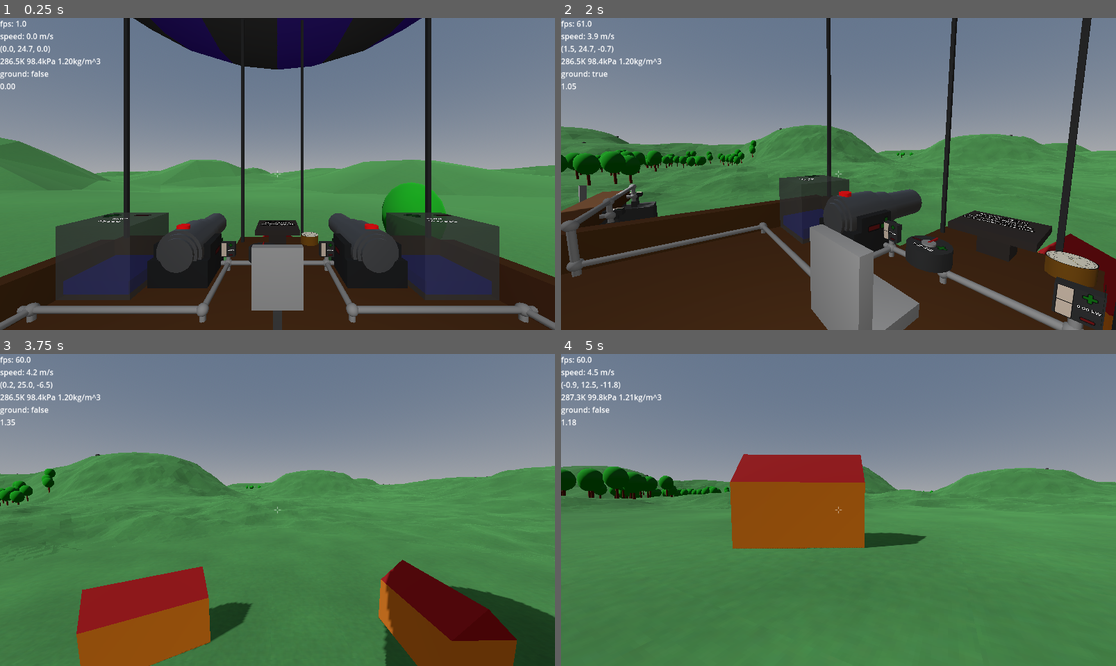
Above: before the commit, frames 1-4 (two rows, left to right).
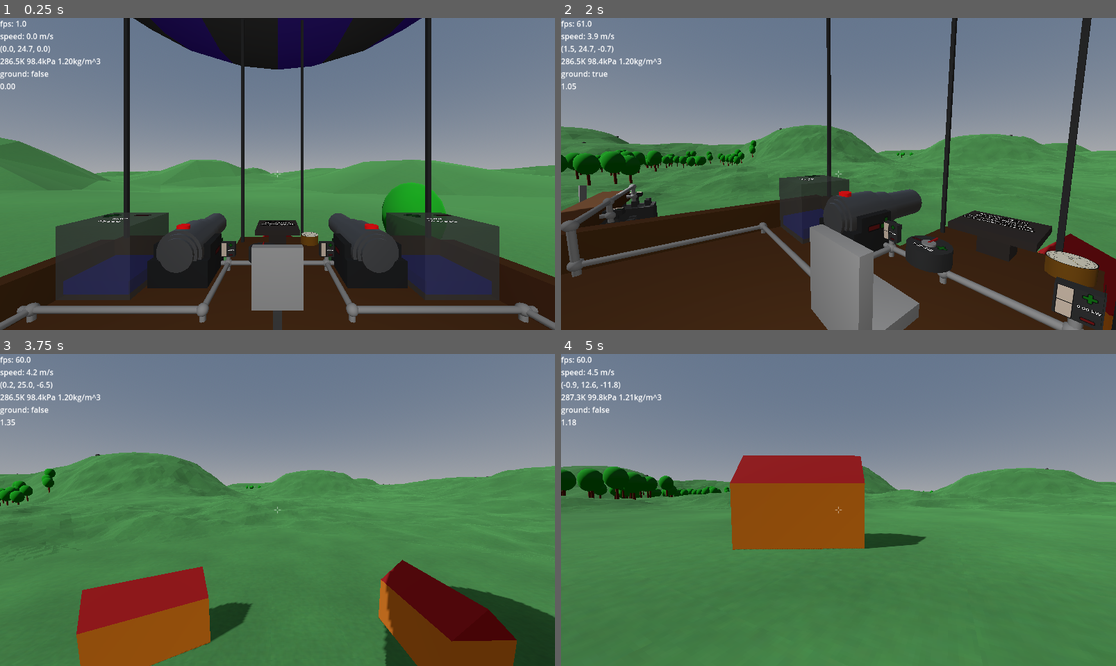
Above: after the commit, the same moments.

Repository: jmdejong/airships
Game: Godot game, scene res://scenes/world.tscn
Same seed, same stepped clock (60 frames per second), same inputs: the game is played once before the commit and once after it.
Inputs (mouse positions are in pixels of both pictures, inside the frame that each line leads up to):
- Up to frame 1 (0.25 s): no input
- Up to frame 2 (2 s): move the mouse to (960, 158) at 0.52 s; hold D (right) 0.53-1.28 s; tap Mouse wheel down (rotate_left) at 0.6 s; click (960, 158) at 0.67 s; tap Mouse wheel up (rotate_right) at 0.8, 1.35 s; move the mouse to (810, 174) at 1.27 s; hold W (forwards) from 1.28 s (still down); click (810, 174) at 1.42 s; tap Alt (rotate_roll, bound only after the commit) at 1.55 s
- Up to frame 3 (3.75 s): keep holding W (forwards); move the mouse to (288, 503) at 2.02 s; hold Alt (rotate_roll, bound only after the commit) 2.03-2.78 s; click (288, 503) at 2.17 s; tap Mouse wheel down (rotate_left) at 2.3, 3.6 s; move the mouse to (271, 516) at 2.77 s; click (271, 516) at 2.85 s; tap Mouse wheel up (rotate_right) at 3.05 s; move the mouse to (316, 513) at 3.52 s; hold Alt (rotate_roll, bound only after the commit) from 3.53 s (still down); click (316, 513) at 3.67 s
- Up to frame 4 (5 s): keep holding W (forwards); move the mouse to (794, 506) at 4.27 s; release Alt (rotate_roll, bound only after the commit) at 4.28 s; tap Mouse wheel up (rotate_right) at 4.35 s; click (794, 506) at 4.42 s; tap Mouse wheel down (rotate_left) at 4.55 s

The runs differ from the first frame. In frame 1, less than 0.1% of the frame differs, in the area x 7-51%, y 0-78%; in frame 2, less than 0.1%; in frame 3, less than 0.1%; in frame 4, 0.3%, in the area x 0-100%, y 8-63%.

Commit message:
built stuff can be rotated vertically

Diff:
--- a/code/anim/rotor.gd
+++ b/code/anim/rotor.gd
@@ -4,4 +4,4 @@
 #@onready var rot_speed: float = 1 / rps * PI * 2.0
 
 func _process(delta: float) -> void:
-	rotate_x(delta * rps * PI * 2.0)
+	rotate_z(delta * rps * PI * 2.0)
--- a/code/build.gd
+++ b/code/build.gd
@@ -3,11 +3,23 @@
 var preview: Area3D = null
 var build_component: ComponentBlueprint = null
 var component_position: Vector3
-var rotation_mode: int = 2:
+var yaw_rotation_mode: int = 0:
 	set(value):
-		rotation_mode = posmod(value, 4)
-		rotation_transform = Transform3D(Basis(Vector3.UP, rotation_mode * PI / 2), Vector3.ZERO)
-var rotation_transform: Transform3D = Transform3D(Basis(Vector3.UP, rotation_mode * PI / 2), Vector3.ZERO)
+		yaw_rotation_mode = posmod(value, 4)
+		_update_rotation()
+var pitch_rotation_mode: int = 0:
+	set(value):
+		pitch_rotation_mode = posmod(value, 4)
+		_update_rotation()
+var roll_rotation_mode: int = 0:
+	set(value):
+		roll_rotation_mode = posmod(value, 4)
+		_update_rotation()
+var rotation_transform: Transform3D = Transform3D.IDENTITY
+
+
+func _update_rotation() -> void:
+	rotation_transform = Transform3D.IDENTITY.rotated(Vector3.FORWARD, roll_rotation_mode * PI / 2).rotated(Vector3.LEFT, pitch_rotation_mode * PI / 2).rotated(Vector3.UP, yaw_rotation_mode * PI / 2)
 
 func select_build(component: ComponentBlueprint) -> void:
 	for child in %BuildPreview.get_children():
--- a/code/player.gd
+++ b/code/player.gd
@@ -191,13 +191,14 @@
 		else:
 			mouse_mode = MouseMode.Select
 
-	if mouse_mode == MouseMode.Build:
-		if Input.is_action_just_released("rotate_left"):
-			%BuildCast.rotation_mode += 1
-			prints("rotate left", %BuildCast.rotation_mode)
-		if Input.is_action_just_released("rotate_right"):
-			%BuildCast.rotation_mode -= 1
-			prints("rotate_right", %BuildCast.rotation_mode)
+	if mouse_mode == MouseMode.Build and Input.is_action_just_released("rotate_left") or Input.is_action_just_released("rotate_right"):
+		var d: int = int(Input.is_action_just_released("rotate_left")) - int(Input.is_action_just_released("rotate_right"))
+		if Input.is_action_pressed("rotate_roll"):
+			%BuildCast.roll_rotation_mode += d
+		elif Input.is_action_pressed("rotate_pitch"):
+			%BuildCast.pitch_rotation_mode += d
+		else:
+			%BuildCast.yaw_rotation_mode += d
 
 	# Capturing/Freeing the cursor
 	if Input.is_action_just_pressed("escape"):
--- a/project.godot
+++ b/project.godot
@@ -125,6 +125,17 @@
 "events": [Object(InputEventKey,"resource_local_to_scene":false,"resource_name":"","device":-1,"window_id":0,"alt_press …(192 unchanged characters)…
 ]
 }
+rotate_pitch={
+"deadzone": 0.2,
+"events": [Object(InputEventKey,"resource_local_to_scene":false,"resource_name":"","device":-1,"window_id":0,"alt_pressed":false,"shift_pressed":false,"ctrl_pressed":false,"meta_pressed":false,"pressed":false,"keycode":0,"physical_keycode":4194325,"key_label":0,"unicode":0,"location":0,"echo":false,"script":null)
+]
+}
+rotate_roll={
+"deadzone": 0.2,
+"events": [Object(InputEventKey,"resource_local_to_scene":false,"resource_name":"","device":-1,"window_id":0,"alt_pressed":false,"shift_pressed":false,"ctrl_pressed":false,"meta_pressed":false,"pressed":false,"keycode":0,"physical_keycode":4194328,"key_label":0,"unicode":0,"location":0,"echo":false,"script":null)
+, Object(InputEventKey,"resource_local_to_scene":false,"resource_name":"","device":-1,"window_id":0,"alt_pressed":false,"shift_pressed":false,"ctrl_pressed":false,"meta_pressed":false,"pressed":false,"keycode":0,"physical_keycode":4194326,"key_label":0,"unicode":0,"location":0,"echo":false,"script":null)
+]
+}
 
 [input_devices]
 
--- a/scenes/components/engine.tscn
+++ b/scenes/components/engine.tscn
@@ -7,7 +7,7 @@
 [ext_resource type="PackedScene" uid="uid://djd85005dvf4k" path="res://scenes/components/signal_connection.tscn" id="7_au7r5"]
 
 [sub_resource type="BoxShape3D" id="BoxShape3D_dv5nn"]
-size = Vector3(1, 0.7, 0.7)
+size = Vector3(0.8, 0.7, 1)
 
 [sub_resource type="BoxMesh" id="BoxMesh_dn7b6"]
 material = ExtResource("2_e4l0a")
@@ -31,21 +31,14 @@
 bottom_radius = 0.03
 height = 0.6
 
+[sub_resource type="BoxShape3D" id="BoxShape3D_rrhl7"]
+size = Vector3(0.6, 0.6, 1.1)
+
 [sub_resource type="BoxShape3D" id="BoxShape3D_nhv66"]
-size = Vector3(0.1, 0.1, 1.1)
-
-[sub_resource type="BoxShape3D" id="BoxShape3D_au7r5"]
-size = Vector3(0.1, 0.6, 0.6)
-
-[sub_resource type="StandardMaterial3D" id="StandardMaterial3D_e4l0a"]
-albedo_color = Color(1, 0, 0, 1)
-
-[sub_resource type="BoxMesh" id="BoxMesh_rrhl7"]
-material = SubResource("StandardMaterial3D_e4l0a")
-size = Vector3(0.05, 0.05, 0.05)
+size = Vector3(1.1, 0.6, 0.8)
 
 [sub_resource type="BoxShape3D" id="BoxShape3D_e4l0a"]
-size = Vector3(0.5, 2, 2)
+size = Vector3(2, 2, 0.5)
 
 [node name="Engine" type="Node3D"]
 script = ExtResource("1_rrhl7")
@@ -59,7 +52,7 @@
 shape = SubResource("BoxShape3D_dv5nn")
 
 [node name="MeshInstance3D" type="MeshInstance3D" parent="."]
-transform = Transform3D(1, 0, 0, 0, 1, 0, 0, 0, 1, 0.5, 0.5, 0.5)
+transform = Transform3D(-4.371139e-08, 0, -1, 0, 1, 0, 1, 0, -4.371139e-08, 0.5, 0.5, 0.5)
 mesh = SubResource("BoxMesh_dn7b6")
 
 [node name="Beam" type="MeshInstance3D" parent="MeshInstance3D"]
@@ -77,14 +70,34 @@
 mesh = SubResource("BoxMesh_nhv66")
 surface_material_override/0 = ExtResource("2_e4l0a")
 
+[node name="Beam7" type="MeshInstance3D" parent="MeshInstance3D"]
+transform = Transform3D(1, 0, 0, 0, 1, 0, 0, 0, 1, -0.375, 0.125, 0)
+mesh = SubResource("BoxMesh_nhv66")
+surface_material_override/0 = ExtResource("2_e4l0a")
+
+[node name="Beam8" type="MeshInstance3D" parent="MeshInstance3D"]
+transform = Transform3D(1, 0, 0, 0, 1, 0, 0, 0, 1, -0.375, -0.125, 0)
+mesh = SubResource("BoxMesh_nhv66")
+surface_material_override/0 = ExtResource("2_e4l0a")
+
 [node name="Beam4" type="MeshInstance3D" parent="MeshInstance3D"]
 transform = Transform3D(1, 0, 0, 0, 1, 0, 0, 0, 1, 0.125, 0.125, 0)
 mesh = SubResource("BoxMesh_nhv66")
 surface_material_override/0 = ExtResource("2_e4l0a")
 
+[node name="Beam5" type="MeshInstance3D" parent="MeshInstance3D"]
+transform = Transform3D(1, 0, 0, 0, 1, 0, 0, 0, 1, 0.37500003, 0.125, -5.9604645e-08)
+mesh = SubResource("BoxMesh_nhv66")
+surface_material_override/0 = ExtResource("2_e4l0a")
+
+[node name="Beam6" type="MeshInstance3D" parent="MeshInstance3D"]
+transform = Transform3D(1, 0, 0, 0, 1, 0, 0, 0, 1, 0.37500003, -0.125, -1.1920929e-07)
+mesh = SubResource("BoxMesh_nhv66")
+surface_material_override/0 = ExtResource("2_e4l0a")
+
 [node name="Rotor" type="Node3D" parent="."]
 unique_name_in_owner = true
-transform = Transform3D(1, 0, 0, 0, 1, 0, 0, 0, 1, 1.3, 0.5, 0.5)
+transform = Transform3D(-4.371139e-08, 0, -1, 0, 1, 0, 1, 0, -4.371139e-08, 0.5, 0.5, 1.3)
 script = ExtResource("5_r7ssg")
 
 [node name="Propellor1" type="MeshInstance3D" parent="Rotor"]
@@ -107,60 +120,25 @@
 transform = Transform3D(1, 0, 0, 0, 1, 0, 0, 0, 1, 0.5, 0.5, 0.5)
 
 [node name="Connection" parent="." instance=ExtResource("6_8634w")]
-transform = Transform3D(1, 0, 0, 0, 1, 0, 0, 0, 1, 0.25, 0.25, 0.25)
 
 [node name="CollisionShape3D" type="CollisionShape3D" parent="Connection"]
-transform = Transform3D(1, 0, 0, 0, 1, 0, 0, 0, 1, 0.125, 0.125, 0.25)
+transform = Transform3D(1, 0, 0, 0, 1, 0, 0, 0, 1, 0.5, 0.5, 0.5)
+shape = SubResource("BoxShape3D_rrhl7")
+
+[node name="CollisionShape3D2" type="CollisionShape3D" parent="Connection"]
+transform = Transform3D(1, 0, 0, 0, 1, 0, 0, 0, 1, 0.5, 0.5, 0.5)
 shape = SubResource("BoxShape3D_nhv66")
 
-[node name="CollisionShape3D2" type="CollisionShape3D" parent="Connection"]
-transform = Transform3D(1, 0, 0, 0, 1, 0, 0, 0, 1, 0.125, 0.375, 0.25)
-shape = SubResource("BoxShape3D_nhv66")
-
-[node name="CollisionShape3D3" type="CollisionShape3D" parent="Connection"]
-transform = Transform3D(1, 0, 0, 0, 1, 0, 0, 0, 1, 0.375, 0.375, 0.25)
-shape = SubResource("BoxShape3D_nhv66")
-
-[node name="CollisionShape3D4" type="CollisionShape3D" parent="Connection"]
-transform = Transform3D(1, 0, 0, 0, 1, 0, 0, 0, 1, 0.375, 0.125, 0.25)
-shape = SubResource("BoxShape3D_nhv66")
-
-[node name="CollisionShape3D5" type="CollisionShape3D" parent="Connection"]
-transform = Transform3D(1, 0, 0, 0, 1, 0, 0, 0, 1, -0.25, 0.25, 0.25)
-shape = SubResource("BoxShape3D_au7r5")
-
 [node name="SignalConnection" parent="." instance=ExtResource("7_au7r5")]
-transform = Transform3D(1, 0, 0, 0, 1, 0, 0, 0, 1, 0.25, 0.25, 0.25)
-
-[node name="CollisionShape3D" type="CollisionShape3D" parent="SignalConnection"]
-transform = Transform3D(1, 0, 0, 0, 1, 0, 0, 0, 1, 0.125, 0.125, 0.25)
-shape = SubResource("BoxShape3D_nhv66")
 
 [node name="CollisionShape3D2" type="CollisionShape3D" parent="SignalConnection"]
-transform = Transform3D(1, 0, 0, 0, 1, 0, 0, 0, 1, 0.125, 0.375, 0.25)
+transform = Transform3D(1, 0, 0, 0, 1, 0, 0, 0, 1, 0.5, 0.5, 0.5)
 shape = SubResource("BoxShape3D_nhv66")
-
-[node name="CollisionShape3D3" type="CollisionShape3D" parent="SignalConnection"]
-transform = Transform3D(1, 0, 0, 0, 1, 0, 0, 0, 1, 0.375, 0.375, 0.25)
-shape = SubResource("BoxShape3D_nhv66")
-
-[node name="CollisionShape3D4" type="CollisionShape3D" parent="SignalConnection"]
-transform = Transform3D(1, 0, 0, 0, 1, 0, 0, 0, 1, 0.375, 0.125, 0.25)
-shape = SubResource("BoxShape3D_nhv66")
-
-[node name="CollisionShape3D5" type="CollisionShape3D" parent="SignalConnection"]
-transform = Transform3D(1, 0, 0, 0, 1, 0, 0, 0, 1, -0.25, 0.25, 0.25)
-shape = SubResource("BoxShape3D_au7r5")
-
-[node name="Node3D" type="MeshInstance3D" parent="."]
-transform = Transform3D(1, 0, 0, 0, 1, 0, 0, 0, 1, 1.5, 0.5, 0.5)
-visible = false
-mesh = SubResource("BoxMesh_rrhl7")
 
 [node name="Preview" type="Node3D" parent="."]
 
 [node name="CollisionShape3D" type="CollisionShape3D" parent="Preview"]
-transform = Transform3D(1, 0, 0, 0, 1, 0, 0, 0, 1, 1.25, 0.5, 0.5)
+transform = Transform3D(1, 0, 0, 0, 1, 0, 0, 0, 1, 0.5, 0.5, 1.25)
 shape = SubResource("BoxShape3D_e4l0a")
 
 [connection signal="typed_changed" from="SignalConnection" to="." method="_on_signal_connection_typed_changed"]
--- a/scenes/ships/gunboat.tscn
+++ b/scenes/ships/gunboat.tscn
@@ -82,19 +82,19 @@
 [node name="Machines" parent="Components" index="1" instance=ExtResource("3_3nb3f")]
 
 [node name="EngineLeft" parent="Components/Machines" index="0" instance=ExtResource("4_qxl6t")]
-transform = Transform3D(-1, 0, -8.74228e-08, 8.74228e-08, -4.371139e-08, -1, -3.8213718e-15, -1, 4.371139e-08, 0.5, 0.75, -4)
+transform = Transform3D(1.9106855e-15, -4.371139e-08, -1, -1, -4.371139e-08, 0, -4.371139e-08, 1, -4.371139e-08, 0.5, 0.75, -5)
 power_channel = 1
 
 [node name="EngineLeftOut" parent="Components/Machines" index="1" instance=ExtResource("4_qxl6t")]
-transform = Transform3D(-1, 0, -8.74228e-08, 8.74228e-08, -4.371139e-08, -1, -3.8213718e-15, -1, 4.371139e-08, 0.5, 0.75, -6)
+transform = Transform3D(-4.371139e-08, 0, -1, -1, -4.371139e-08, 4.371139e-08, -4.371139e-08, 1, 1.9106855e-15, 0.5, 0.75, -7)
 power_channel = 1
 
 [node name="EngineRight" parent="Components/Machines" index="2" instance=ExtResource("4_qxl6t")]
-transform = Transform3D(-1, 0, -8.74228e-08, -8.74228e-08, -4.371139e-08, 1, -3.8213718e-15, 1, 4.371139e-08, 0.5, -0.25, 4)
+transform = Transform3D(1.9106855e-15, 4.371139e-08, -1, 1, -4.371139e-08, 0, -4.371139e-08, -1, -4.371139e-08, 0.5, -0.25, 5.25)
 power_channel = 2
 
 [node name="EngineRightOut" parent="Components/Machines" index="3" instance=ExtResource("4_qxl6t")]
-transform = Transform3D(-1, 0, -8.74228e-08, -8.74228e-08, -4.371139e-08, 1, -3.8213718e-15, 1, 4.371139e-08, 0.5, -0.25, 6)
+transform = Transform3D(-4.371139e-08, 0, -1, 1, -4.371139e-08, -4.371139e-08, -4.371139e-08, -1, 1.9106855e-15, 0.5, -0.25, 7)
 power_channel = 2
 
 [node name="Ballast" parent="Components/Machines" index="4" instance=ExtResource("5_7pqw8")]
--- a/scenes/ships/scout.tscn
+++ b/scenes/ships/scout.tscn
@@ -60,11 +60,11 @@
 rotation_channel = 1
 
 [node name="Engine" parent="Components/Machines/RotaryTable" index="6" instance=ExtResource("4_b1l47")]
-transform = Transform3D(1, 8.74228e-08, 8.742279e-08, -8.742281e-08, 2.9802322e-08, 1, 8.7422784e-08, -1, 2.980233e-08, 1.1920929e-07, 0.5, 1)
+transform = Transform3D(-1.3113419e-07, -8.74228e-08, 1, 1, -4.371139e-08, 1.3113419e-07, 4.3711378e-08, 1, 8.74228e-08, 4.7683716e-07, 0.5, 0)
 power_channel = 2
 
 [node name="Slider" parent="Components/Machines/RotaryTable" index="7" instance=ExtResource("7_ium6c")]
-transform = Transform3D(4.371141e-08, -1, -4.3711385e-08, -8.74228e-08, -4.371139e-08, 1, -1, -4.371141e-08, -8.74228e-08, 0.5, 1.5, 0.50000006)
+transform = Transform3D(4.371141e-08, -1, -4.3711385e-08, -8.74228e-08, -4.371139e-08, 1, -1, -4.371141e-08, -8.74228e-08, 0.25, 1.5, 0.50000006)
 signal_channel = 2
 
 [node name="Basket" parent="Components" index="1" instance=ExtResource("3_qcob2")]
Not shown: 1 places in scenes/components/engine.tscn that only renumber resources
